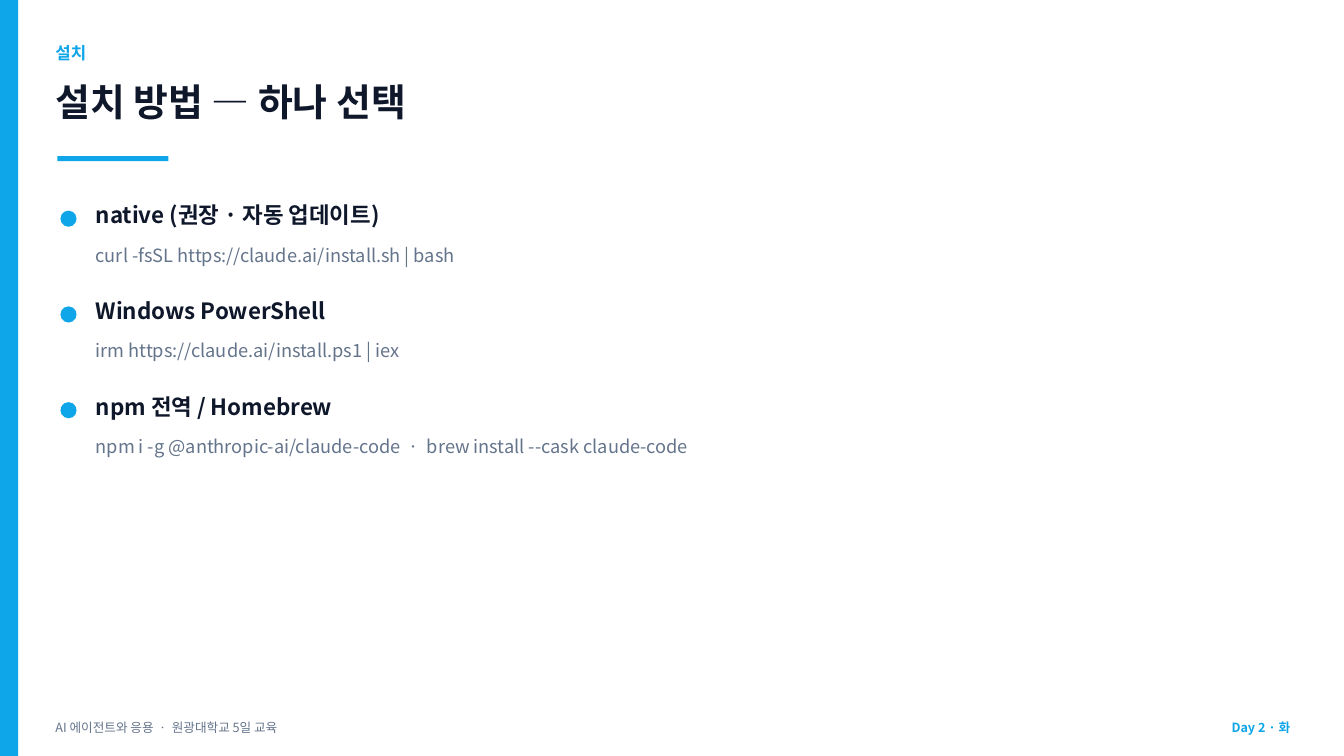
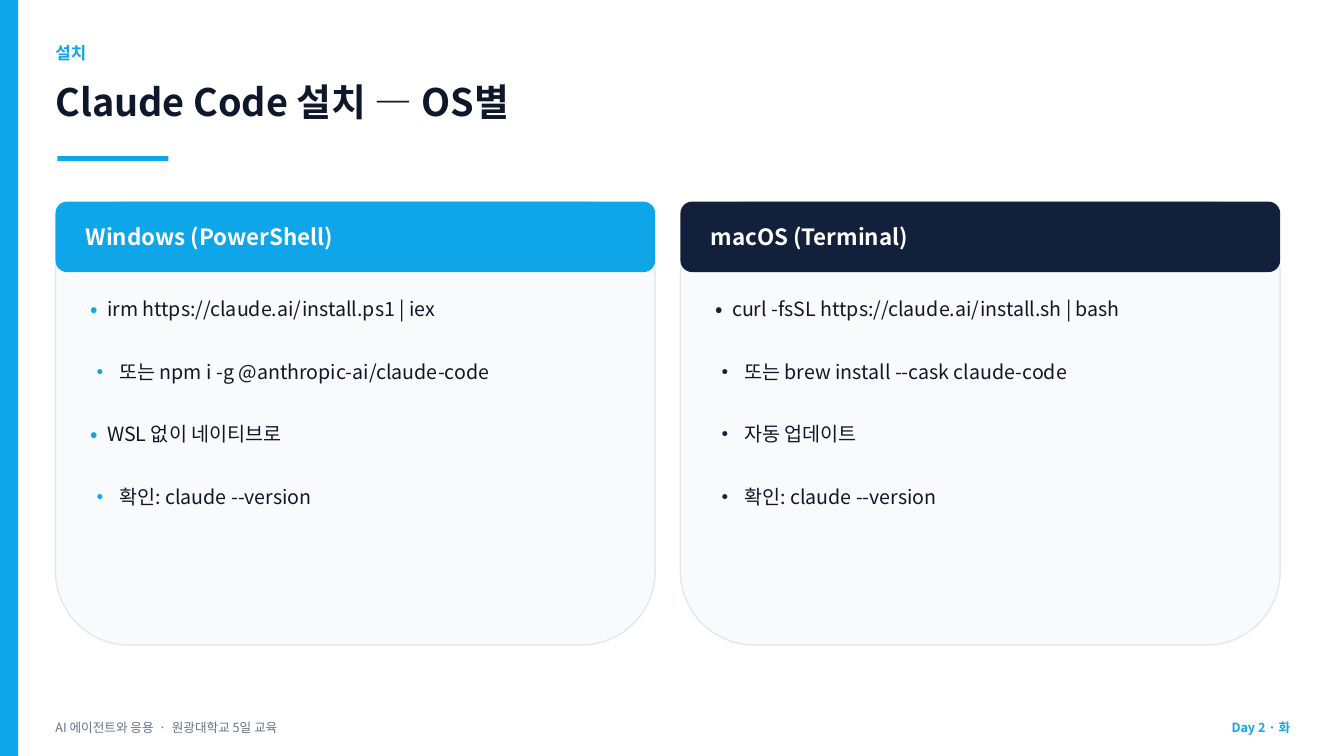
Before and after one commit to jyshin-22/wku-ai-agent-program, a slide deck: slide 22 of slides/day2.pptx (slide 20 before the commit). Drawn at 1344x756 pixels with LibreOffice and Linux fonts; fonts in the diff are those of the drawing. Boxes give left, top, right and bottom in pixels: in the first picture for what was removed or moved away, otherwise in the second. Text is boxed around its words. In the diff, an @@ line names an element or a change of style, - is before the commit and + after.

```diff
--- a/slides/day2.pptx
+++ b/slides/day2.pptx
@@ text at (55, 84, 508, 120): text changed @@
-설치 방법 — 하나 선택
+Claude Code 설치 — OS별
@@ rounded rectangle added at (55, 202, 655, 645), fill #F8FAFC, outline #E2E8F0 1 pt @@
@@ rounded rectangle added at (55, 202, 655, 272), fill #0EA5E9 @@
@@ text "Windows (PowerShell)" at (86, 226, 333, 250): vertical alignment top to middle @@
@@ rounded rectangle added at (681, 202, 1280, 645), fill #F8FAFC, outline #E2E8F0 1 pt @@
@@ rounded rectangle added at (681, 202, 1280, 272), fill #12203C @@
@@ ellipse removed at (60, 211, 77, 227) @@
@@ text at (86, 226, 333, 250): text changed; text colour #0F172A to #FFFFFF @@
-Windows PowerShell
+Windows (PowerShell)
@@ text added at (711, 226, 908, 250), 16 pt, text #FFFFFF, bold @@
+macOS (Terminal)
@@ ellipse removed at (60, 307, 77, 323) @@
@@ text at (107, 300, 435, 321): text changed; size 13 to 14 pt; text colour #64748B to #0F172A @@
-irm https://claude.ai/install.ps1 | iex
+• irm https://claude.ai/install.ps1 | iex
@@ text at (732, 300, 1120, 321): text changed; size 13 to 14 pt; text colour #64748B to #0F172A @@
-curl -fsSL https://claude.ai/install.sh | bash
+• curl -fsSL https://claude.ai/install.sh | bash
@@ text at (119, 363, 490, 384): text changed; size 13 to 14 pt; text colour #64748B to #0F172A @@
-npm i -g @anthropic-ai/claude-code · brew install --cask claude-code
+• 또는 npm i -g @anthropic-ai/claude-code
@@ text added at (744, 363, 1067, 380), 14 pt, text #0F172A @@
+• 또는 brew install --cask claude-code
@@ ellipse removed at (60, 402, 77, 418) @@
@@ text removed at (96, 396, 332, 420) @@
-npm 전역 / Homebrew
@@ text added at (107, 424, 281, 443), 14 pt, text #0F172A @@
+• WSL 없이 네이티브로
@@ text at (744, 424, 857, 443): text changed; size 16 to 14 pt; bold off @@
-native (권장 · 자동 업데이트)
+• 자동 업데이트
@@ text added at (119, 487, 311, 506), 14 pt, text #0F172A @@
+• 확인: claude --version
@@ text added at (744, 487, 936, 506), 14 pt, text #0F172A @@
+• 확인: claude --version
```
Also in this commit, not shown: 15 other slides changed, 4 slides added, 7 other files.
